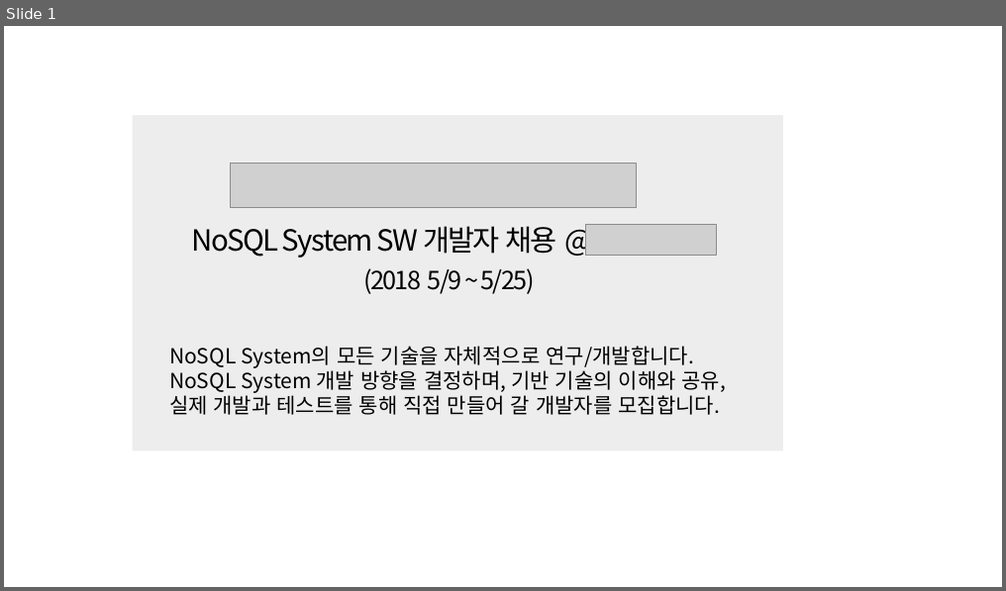
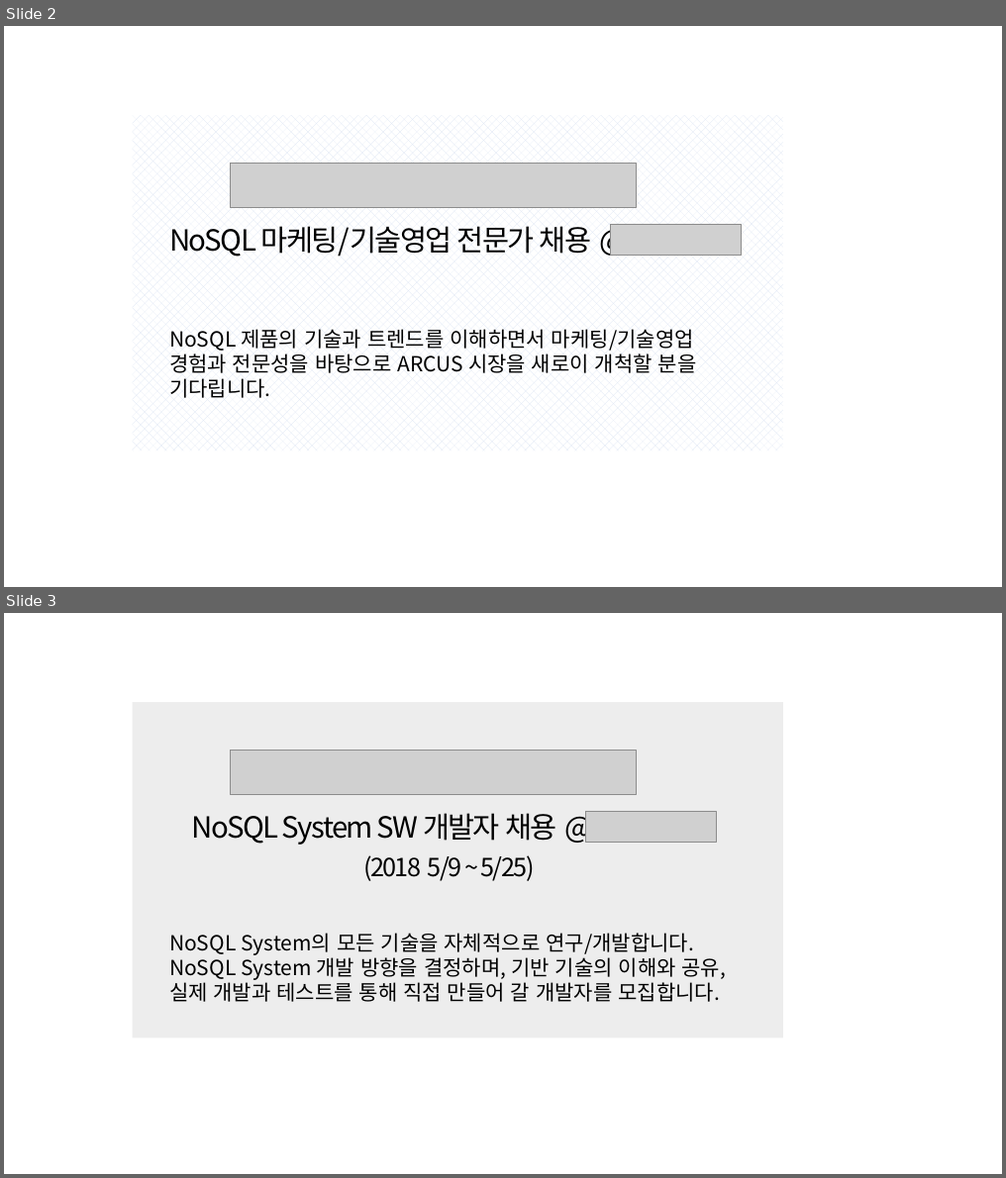
Before and after one commit to jam2in/recruit, a slide deck: images/jam2in-job-posting-images.pptx. Shown one above the other, each under a label of ours: slide 1 before the commit, slides 2 and 3 after it. The pictures are 1006x591 and 1006x1178 pixels, drawn with LibreOffice and Linux fonts; fonts in the diff are those of the drawing; grey boxes stand for pictures. Boxes give left, top, right and bottom in pixels: in the first picture for what was removed or moved away, otherwise in the second. Text is boxed around its words. In the diff, an @@ line names an element or a change of style, - is before the commit and + after.

```diff
--- a/images/jam2in-job-posting-images.pptx
+++ b/images/jam2in-job-posting-images.pptx
@@ slide 2 added at [4, 26, 1002, 587], background #FFFFFF @@
@@ group added at [132, 115, 782, 452]: 2 pictures, 2 texts, 1 rectangle @@
+NoSQL 마케팅/기술영업 전문가 채용 @
+NoSQL 제품의 기술과 트렌드를 이해하면서 마케팅/기술영업 경험과 전문성을 바탕으로 ARCUS 시장을 새로이 개척할 분을 기다립니다.
@@ what was slide 1 is now slide 3 @@
```
Also in this commit, not shown: 1 other slide added, 2 other files.
